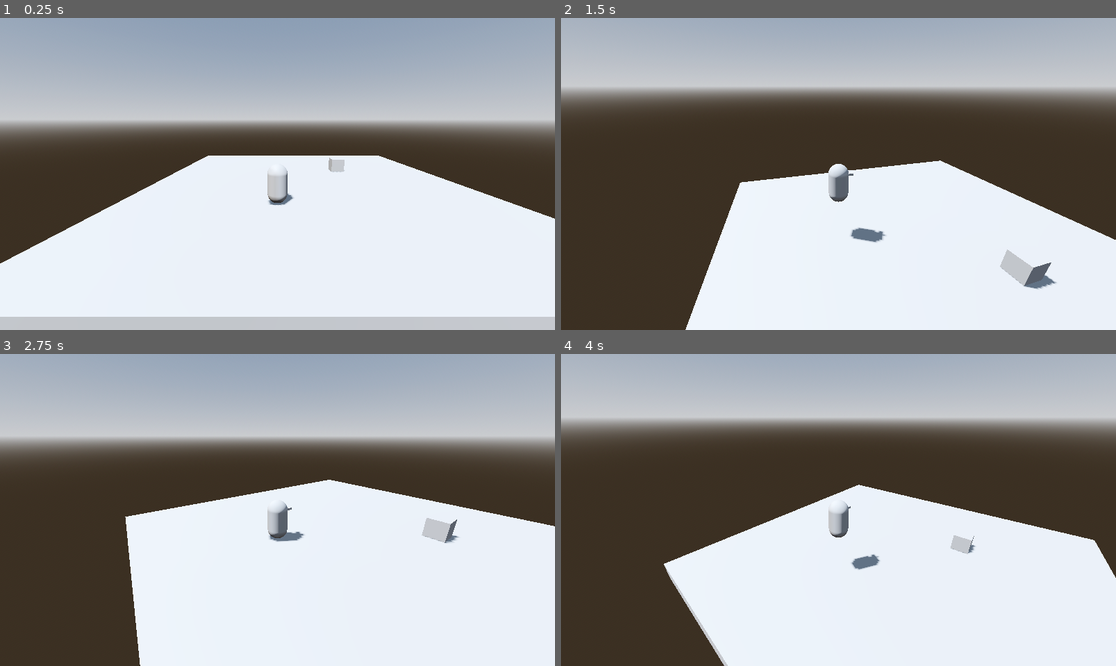
Above: before the commit, frames 1-4 (two rows, left to right).
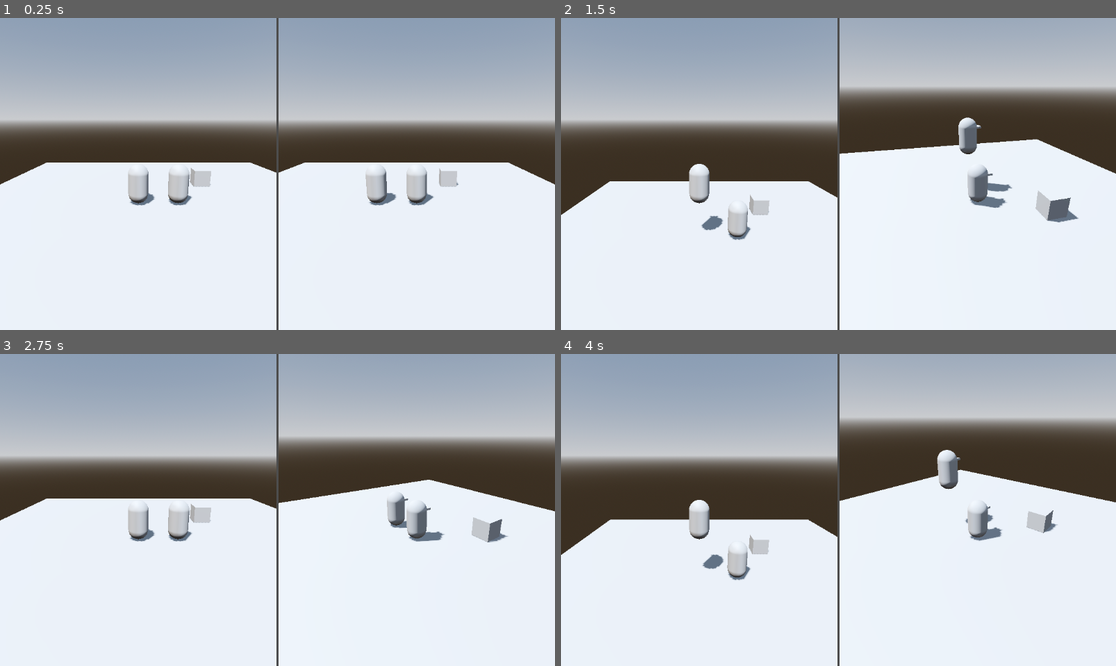
Above: after the commit, the same moments.

Repository: ampacs/ggj26
Game: Godot game, scene res://scenes/gym.tscn
Two runs of this game, one before a commit and one after it. Both use one fixed random seed, a clock stepped at 60 frames per second and the inputs below.
Inputs (mouse positions are in pixels of both pictures, inside the frame that each line leads up to):
- Up to frame 1 (0.25 s): no input
- Up to frame 2 (1.5 s): tap Enter at 0.5 s; move the mouse to (960, 158) at 0.52 s; press the mouse at (960, 158) at 0.53 s; tap Space at 1.25 s; move the mouse to (810, 174) at 1.27 s; release the mouse at (810, 174) at 1.28 s; click (810, 174) at 1.35 s
- Up to frame 3 (2.75 s): move the mouse to (288, 503) at 2.02 s; press the mouse at (288, 503) at 2.03 s
- Up to frame 4 (4 s): tap Enter at 2.75 s; move the mouse to (832, 516) at 2.77 s; release the mouse at (832, 516) at 2.78 s; click (832, 516) at 2.85 s; tap Space at 3.5 s; move the mouse to (877, 513) at 3.52 s; press the mouse at (877, 513) at 3.53 s

The runs differ from the first frame. In frame 1, 15% of the frame differs, in the area x 0-100%, y 0-100%; in frame 2, 36%; in frame 3, 24%; in frame 4, 36%.

Commit message:
feat: add splitscreen support

Diff:
--- /dev/null
+++ b/scenes/game_view.tscn
@@ -0,0 +1,50 @@
+[gd_scene format=3 uid="uid://b7fa7pd6gg6wr"]
+
+[ext_resource type="Script" uid="uid://dkc0f8nlarv5" path="res://scripts/splitscreen/splitscreen_controller.gd" id="1_pkiub"]
+[ext_resource type="PackedScene" uid="uid://chu7ea5rl4ors" path="res://scenes/player_3d.tscn" id="2_i7k6m"]
+
+[node name="GameView" type="Control" unique_id=1430353953 node_paths=PackedStringArray("box", "viewports")]
+layout_mode = 3
+anchors_preset = 15
+anchor_right = 1.0
+anchor_bottom = 1.0
+grow_horizontal = 2
+grow_vertical = 2
+script = ExtResource("1_pkiub")
+box = NodePath("HBoxContainer")
+viewports = [NodePath("HBoxContainer/SubViewportContainer/SubViewport"), NodePath("HBoxContainer/SubViewportContainer2/SubViewport")]
+
+[node name="HBoxContainer" type="HBoxContainer" parent="." unique_id=2104063284]
+layout_mode = 1
+anchors_preset = 15
+anchor_right = 1.0
+anchor_bottom = 1.0
+grow_horizontal = 2
+grow_vertical = 2
+
+[node name="SubViewportContainer" type="SubViewportContainer" parent="HBoxContainer" unique_id=440943583]
+layout_mode = 2
+size_flags_horizontal = 3
+stretch = true
+
+[node name="SubViewport" type="SubViewport" parent="HBoxContainer/SubViewportContainer" unique_id=1665233511]
+handle_input_locally = false
+size = Vector2i(574, 648)
+render_target_update_mode = 4
+
+[node name="Player3D" parent="HBoxContainer/SubViewportContainer/SubViewport" unique_id=328629696 instance=ExtResource("2_i7k6m")]
+transform = Transform3D(1, 0, 0, 0, 1, 0, 0, 0, 1, 1, 0, 0)
+
+[node name="SubViewportContainer2" type="SubViewportContainer" parent="HBoxContainer" unique_id=1466761237]
+layout_mode = 2
+size_flags_horizontal = 3
+stretch = true
+
+[node name="SubViewport" type="SubViewport" parent="HBoxContainer/SubViewportContainer2" unique_id=754812516]
+handle_input_locally = false
+size = Vector2i(574, 648)
+render_target_update_mode = 4
+
+[node name="Player3D" parent="HBoxContainer/SubViewportContainer2/SubViewport" unique_id=1908825413 instance=ExtResource("2_i7k6m")]
+transform = Transform3D(1, 0, 0, 0, 1, 0, 0, 0, 1, -1, 0, 0)
+playerId = "player2"
--- a/scenes/gym.tscn
+++ b/scenes/gym.tscn
@@ -1,6 +1,6 @@
 [gd_scene format=3 uid="uid://c1v2c2qo82g0k"]
 
-[ext_resource type="PackedScene" uid="uid://chu7ea5rl4ors" path="res://scenes/player_3d.tscn" id="1_4duur"]
+[ext_resource type="PackedScene" uid="uid://b7fa7pd6gg6wr" path="res://scenes/game_view.tscn" id="1_5hyia"]
 
 [sub_resource type="ProceduralSkyMaterial" id="ProceduralSkyMaterial_4duur"]
 sky_horizon_color = Color(0.66224277, 0.6717428, 0.6867428, 1)
@@ -52,5 +52,4 @@
 transform = Transform3D(20, 0, 0, 0, 1, 0, 0, 0, 20, 0, 0, 0)
 mesh = SubResource("BoxMesh_3dnxu")
 
-[node name="Player3D" parent="." unique_id=328629696 instance=ExtResource("1_4duur")]
-transform = Transform3D(1, 0, 0, 0, 1, 0, 0, 0, 1, 1.8504772, 0, -3.7575684)
+[node name="GameView" parent="." unique_id=1430353953 instance=ExtResource("1_5hyia")]
--- /dev/null
+++ b/scripts/splitscreen/splitscreen_controller.gd
@@ -0,0 +1,18 @@
+extends Node
+
+@export var box: HBoxContainer
+@export var viewports: Array[SubViewport]
+@export var world: World3D
+
+# Called when the node enters the scene tree for the first time.
+func _ready() -> void:
+	if len(viewports) == 0:
+		return
+
+	world = viewports[0].world_3d
+	for viewport in viewports:
+		viewport.world_3d = world
+
+# Called every frame. 'delta' is the elapsed time since the previous frame.
+func _process(delta: float) -> void:
+	pass
Not shown, added: scripts/splitscreen/splitscreen_controller.gd.uid
